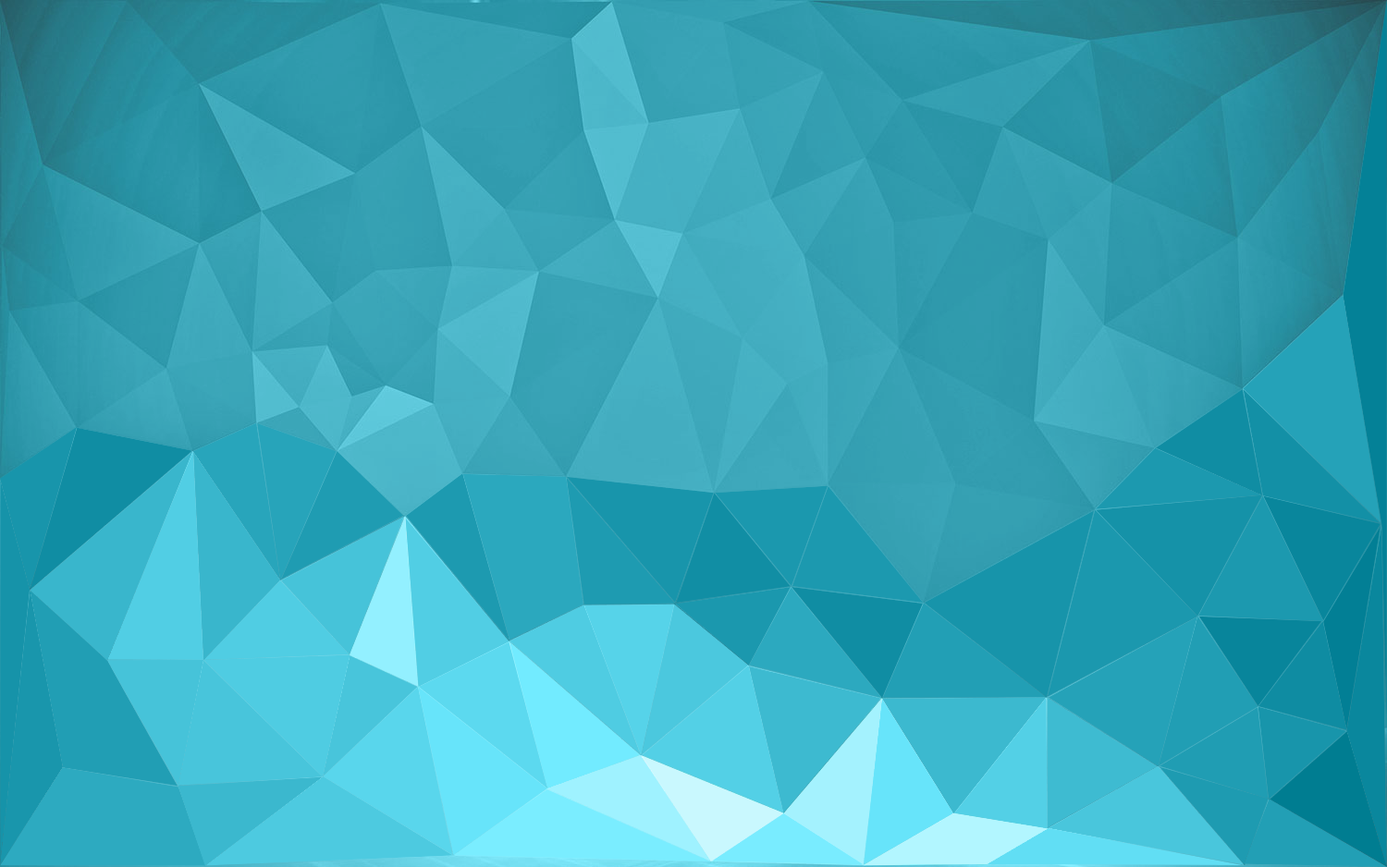
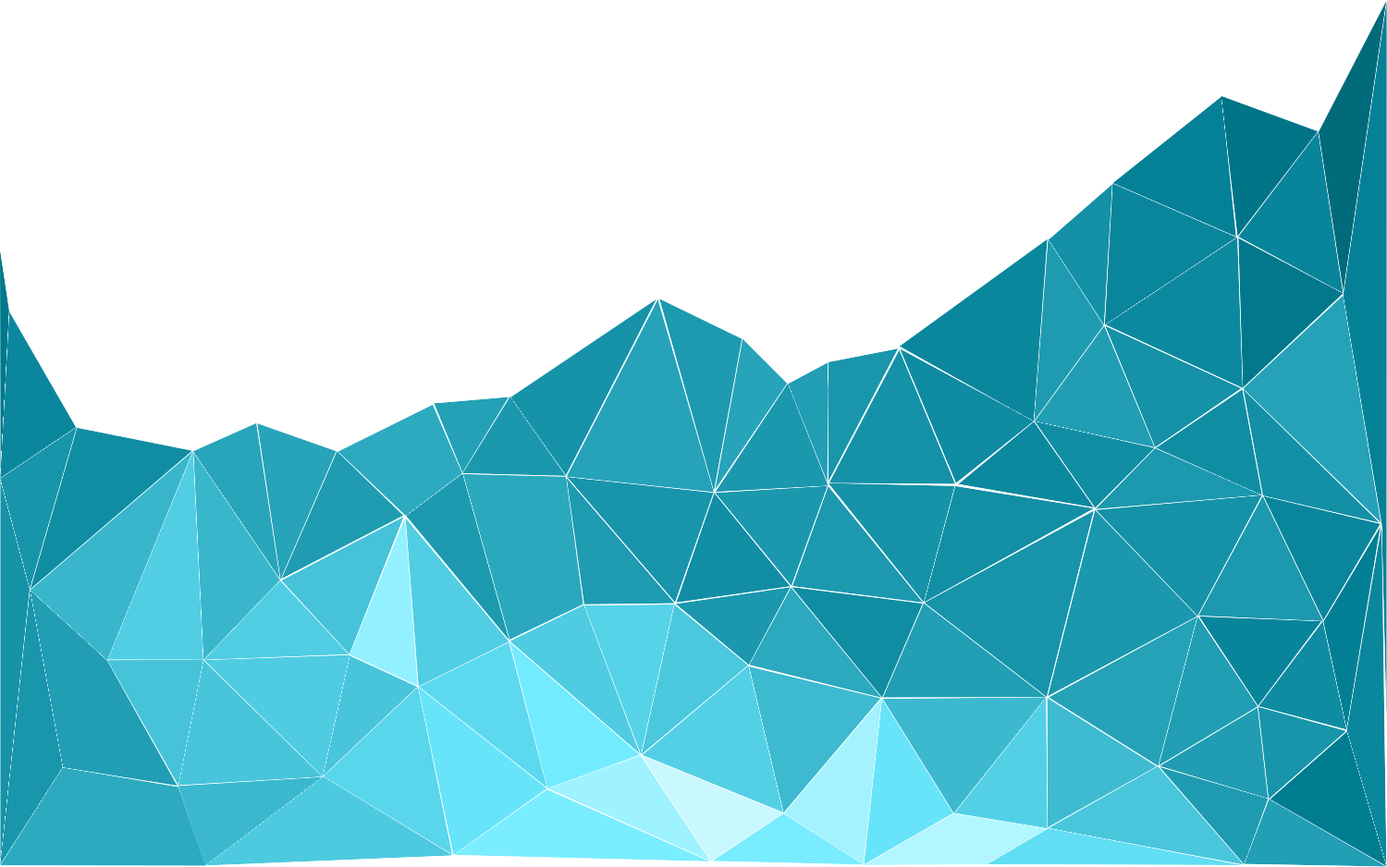
Revision of a layered (1387, 867) image; what changed, layer by layer:
painted on "2.0" over [0, 0, 1387, 603]
hid "header_bg copia.jpg", opacity 85% → 100% over [0, 0, 1387, 867]
